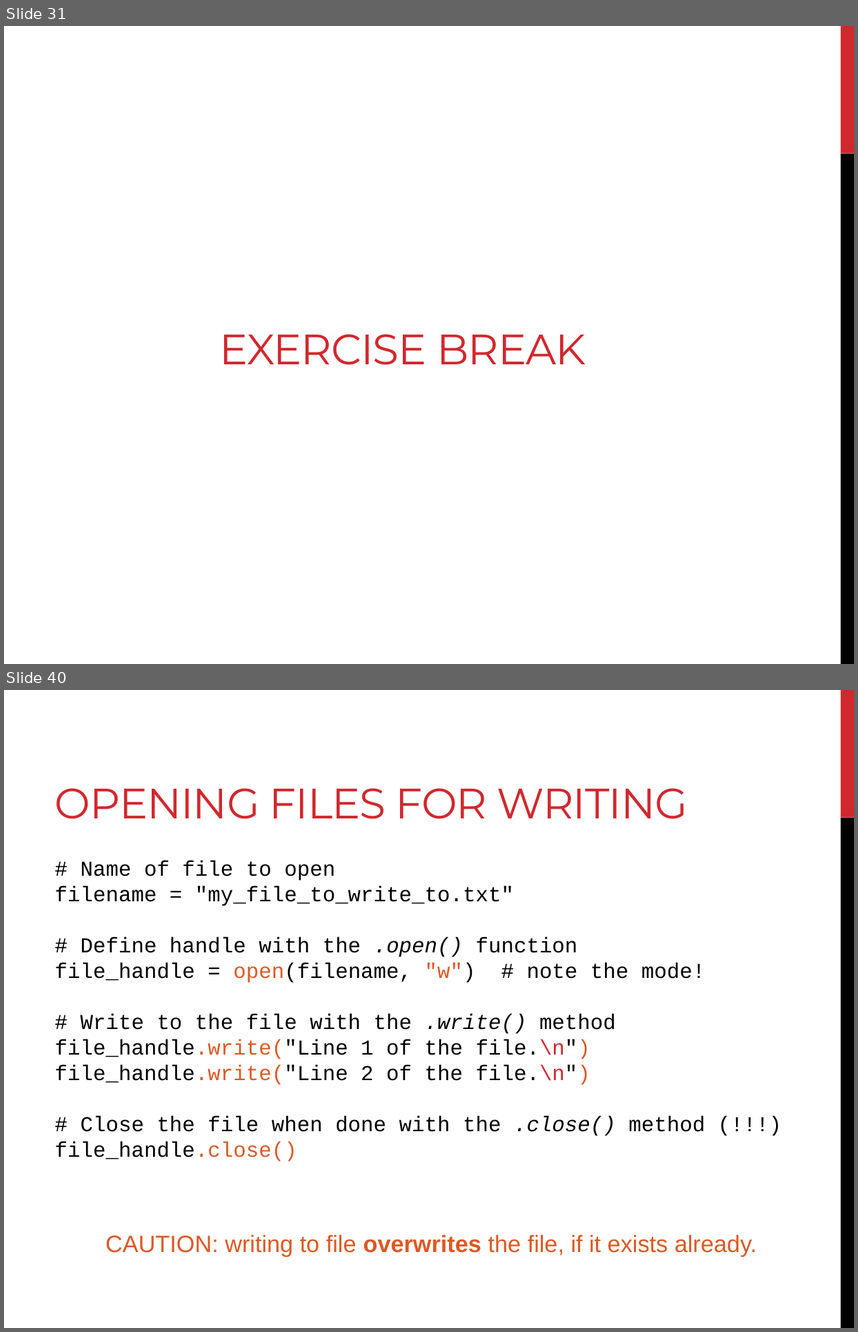
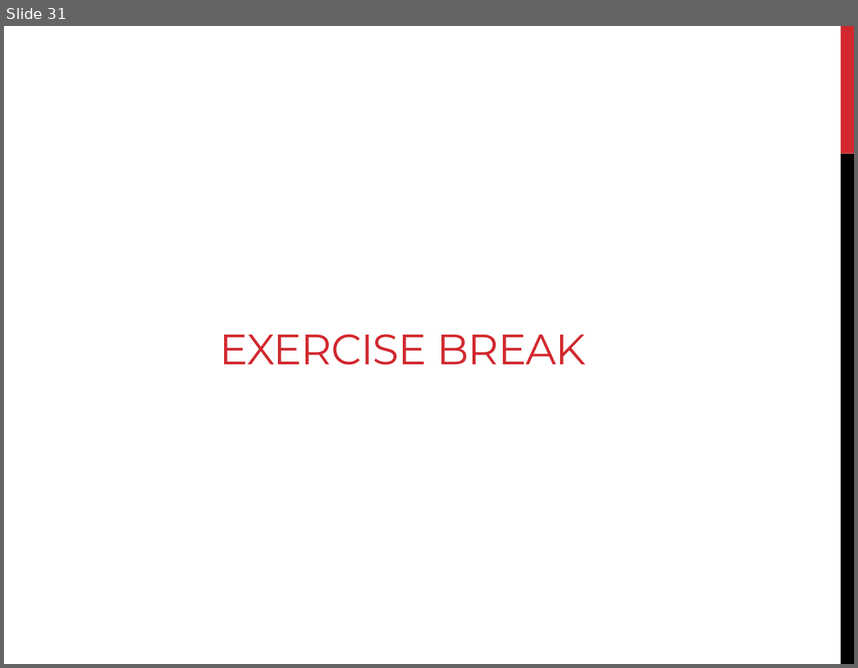
Before and after one commit to sjspielman/bdib2016_python, a slide deck: files/day2_materials/slides_day2.pptx. Shown one above the other, each under a label of ours: slides 31 and 40 before the commit, slide 31 after it; the slides between them are not shown. The pictures are 858x1332 and 858x668 pixels, drawn with LibreOffice and Linux fonts; fonts in the diff are those of the drawing. Boxes give left, top, right and bottom in pixels: in the first picture for what was removed or moved away, otherwise in the second. Text is boxed around its words. In the diff, an @@ line names an element or a change of style, - is before the commit and + after.

```diff
--- a/files/day2_materials/slides_day2.pptx
+++ b/files/day2_materials/slides_day2.pptx
@@ slide 40 removed at (x1=4, y1=690, x2=854, y2=1328), background #FFFFFF; not listed: 2 template elements that a slide beside it also shows @@
@@ title removed at (x1=55, y1=788, x2=688, y2=819) @@
-OPENING FILES FOR WRITING
@@ text removed at (x1=55, y1=860, x2=705, y2=1161) @@
-# Name of file to open
-filename = "my_file_to_write_to.txt"
-# Define handle with the .open() function
-file_handle = open(filename, "w") # note the mode!
-# Write to the file with the .write() method
-file_handle.write("Line 1 of the file.\n")
-file_handle.write("Line 2 of the file.\n")
-# Close the file when done with the .close() method (!!!)
-file_handle.close()
@@ text removed at (x1=105, y1=1234, x2=757, y2=1256) @@
-CAUTION: writing to file overwrites the file, if it exists already.
```
Also in this commit, not shown: 1 slide changed, 14 other slides removed, 5 other files.
